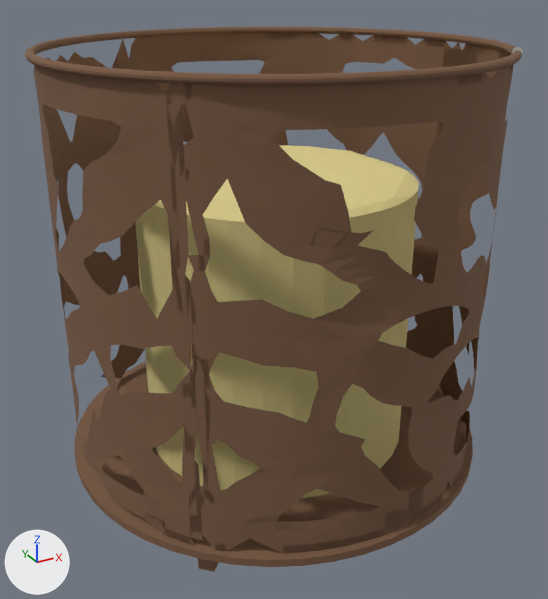
What one commit did to the glTF model public/models/sh-scopia-complements2.glb.
Camera for both pictures: a 50 mm camera at (-0.804, -1.465, 1.142) aimed at (-0.015, -0.029, 0.425). The axes (+X, +Y, +Z) are drawn at lower left. The lights are the same throughout. The older version comes first. Where no turn or scale is listed for an object, it has been applied to the vertices. Vertices at exactly the same position are counted once.

The scene before the commit, as lines of its bpy script (objects in view):
```python
me_candle2_tube_001_vela = bpy.data.meshes.new('candle2_Tube.001_vela')
me_candle2_tube_001_vela.from_pydata(...)  # 76 vertices, 148 faces; spans x -0.317..0.317, y -0.317..0.317, z -0.324..0.324
me_candle2_tube_001_vela.materials.append(mat_main)  # yellow #e1d28f
me_shape2_plane_002_old = bpy.data.meshes.new('shape2_Plane.002_old')
me_shape2_plane_002_old.from_pydata(...)  # 3268 vertices, 9125 faces; spans x -0.5..0.5, y -0.5..0.5, z -0.497..0.497
me_shape2_plane_002_old.materials.append(mat_m0)  # brown #795943
ob_candle2_tube_001_vela = bpy.data.objects.new('candle2_Tube.001_vela', me_candle2_tube_001_vela)
ob_candle2_tube_001_vela.location = (0.003, -0.004, 0.392)
ob_shape2_plane_002 = bpy.data.objects.new('shape2_Plane.002', me_shape2_plane_002_old)
ob_shape2_plane_002.location = (0.0, 0.0, 0.497)
```
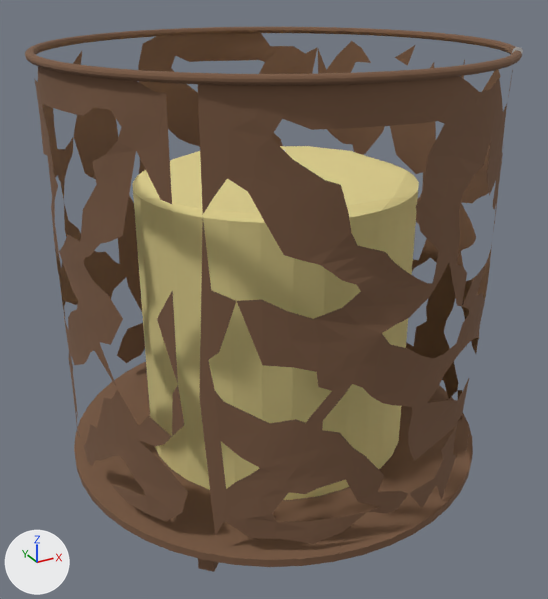
Where the newer file only moved an object's origin or applied its transform, the numbers keep the older frame.

The change, as a diff of the scene's bpy script:
```diff
--- a/public/models/sh-scopia-complements2.glb.py
+++ b/public/models/sh-scopia-complements2.glb.py
@@ me_shape2_plane_002_old @@
 # used by ob_shape2_plane_002; location = (0.0, 0.0, 0.497)
-me_shape2_plane_002_old.from_pydata(...)  # 3268 vertices, 9125 faces; spans x -0.5..0.5, y -0.5..0.5, z -0.497..0.497
+me_shape2_plane_002_old.from_pydata(...)  # 1902 vertices, 4190 faces; spans x -0.5..0.5, y -0.5..0.5, z -0.497..0.497
+# me_shape2_plane_002_old part 1: 1368 vertices removed from x -0.488..0.487, y -0.487..0.487, z -0.43..0.482; 2 vertices added at x -0.344..-0.299, y -0.345..0.383, z -0.078..0.465
 me_shape2_plane_002_old.materials.append(mat_m0)
```

Boxes (x1, y1, x2, y2) around the edits, measured in the pictures (548 x 599 px):
part 1 of me_shape2_plane_002_old, cut back: before (33, 33, 514, 554); after (76, 51, 215, 529)
